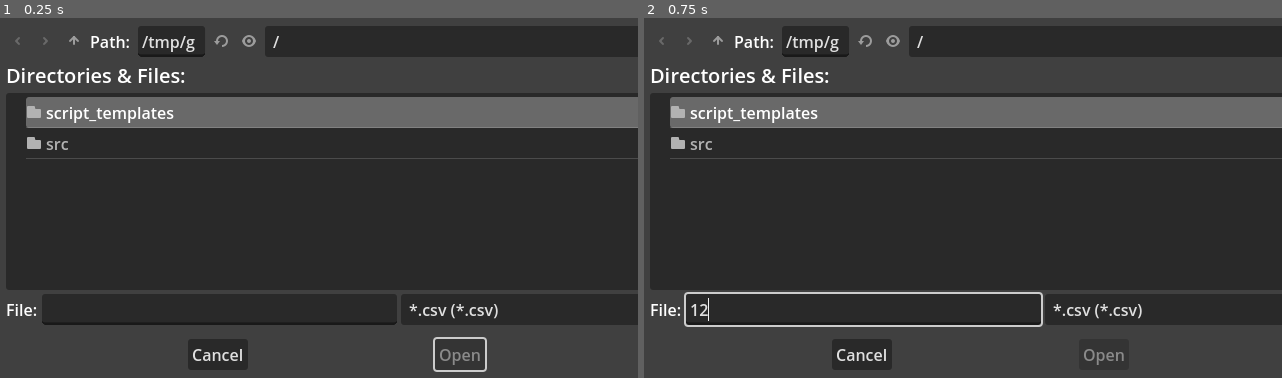
Above: before the commit, frames 1-2 (left to right).
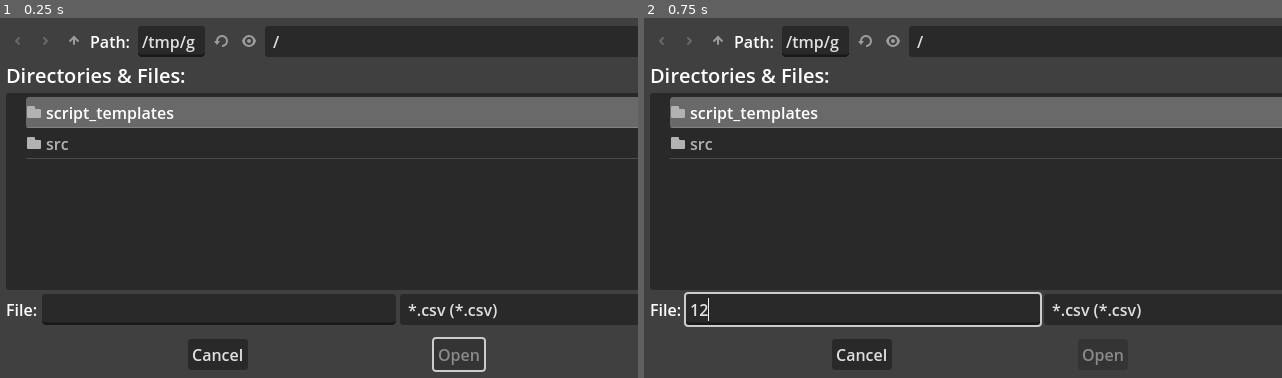
Above: after the commit, the same moments.

Repository: noi-techpark/sfscon-pdf-downloader
Game: Godot game, scene res://src/Main.tscn
The game is run twice, just before and just after one commit, with the same random seed, the same clock (stepped at 60 frames per second) and the same inputs.
Inputs (mouse positions are in pixels of both pictures, inside the frame that each line leads up to):
- Up to frame 1 (0.25 s): no input
- Up to frame 2 (0.75 s): click (860, 309) at 0.52 s; type "12" at 0.6 s

The runs differ from the first frame. In frame 1, 0.3% of the frame differs, in the area x 61-79%, y 79-99%; in frame 2, 0.3%.

Commit message:
remove title from pdf file

Diff:
--- a/app/src/Main.gd
+++ b/app/src/Main.gd
@@ -40,7 +40,9 @@
 		'\\',
 		'|',
 		'?',
-		'*'
+		'*',
+		'(',
+		')',
 ]
 
 
@@ -134,16 +136,25 @@
 
 	var dir_name:String = talk["day"]  + " - " + talk["room"] + " - " + talk["track"]
 	var path:String = _prepare_dir(pdf_path, dir_name)
-	var title:String = talk["title"].replace("/", "")
-	var file_name:String = "%s/%s - %s - %s.pdf"%[path, talk["time"], talk["name"], title]
+	var title:String = talk["title"]
+
+#	var regex = RegEx.new()
+#	regex.compile("[a-zA-Z\\d\\s:]")
+#	title = regex.search(title).get_string()
+
+	var file_name:String = "%s/%s - %s.pdf"%[path, talk["time"], talk["name"]]
 
 
 	file_name = file_name.replace("..",".")
 	file_name = file_name.replace("\n"," ")
+	file_name = file_name.replace("\t","")
 
-	for char in WINDOWS_NONVALID_CHARS:
-		file_name = file_name.replace(char,"")
+#	for char in WINDOWS_NONVALID_CHARS:
+#		file_name = file_name.replace(char,"")
 
+
+
+	file_name = file_name.simplify_path()
 	print(file_name)
 	var file:FileAccess = FileAccess.open(file_name, FileAccess.WRITE)
 	file.store_buffer(body)
